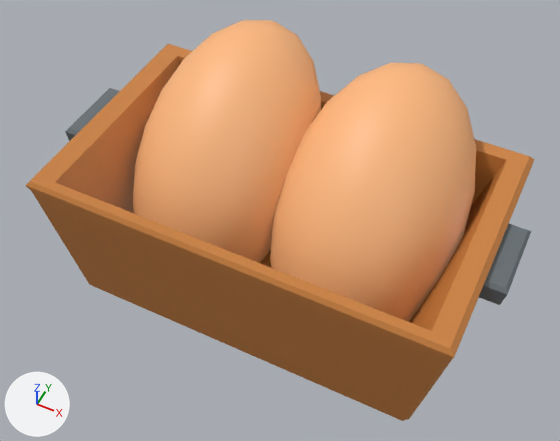
Before and after pictures for a commit that changed the FBX model Assets/Models/Props/PRP_FoodBasket.fbx.
Camera for both pictures: a camera (50 mm lens) standing at (0.531, -1.082, 1.373) and looking at (0.003, -0.026, 0.054). Lighting does not change. The marker at lower left points along +X, +Y and +Z. Where no turn or scale is listed for an object, it has been applied to the vertices.
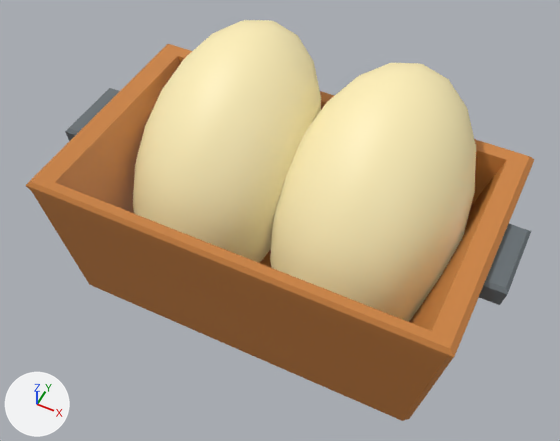
What differs and where, as boxes (x1, y1, x2, y2) in the pictures (560 x 441 px):
'pCube96', recoloured: (101, 20, 479, 323) in both

Patch to the scene script:
```diff
--- a/Assets/Models/Props/PRP_FoodBasket.fbx.py
+++ b/Assets/Models/Props/PRP_FoodBasket.fbx.py
@@ mat_envgold_2 @@
 mat_envgold_2 = principled_material('EnvGold_2')
-mat_envgold_2.base_color = (1.0, 0.488, 0.213)  # orange #ffb97f
+mat_envgold_2.base_color = (1.0, 0.874, 0.484)  # beige #fff0b9
```
